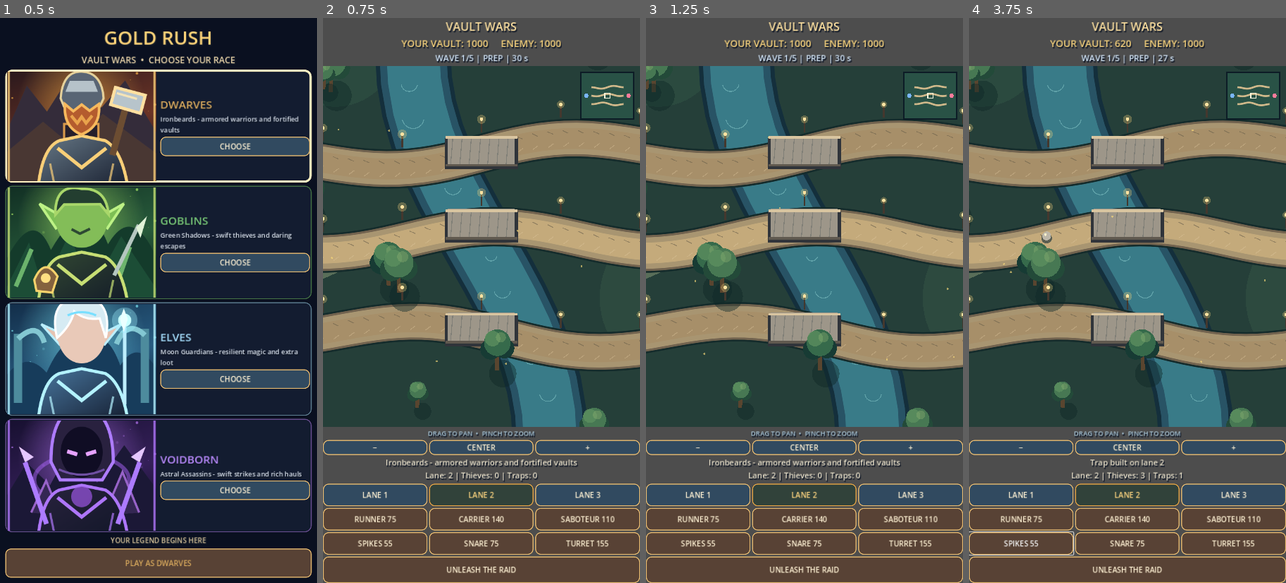
Above: before the commit, frames 1-4 (left to right).
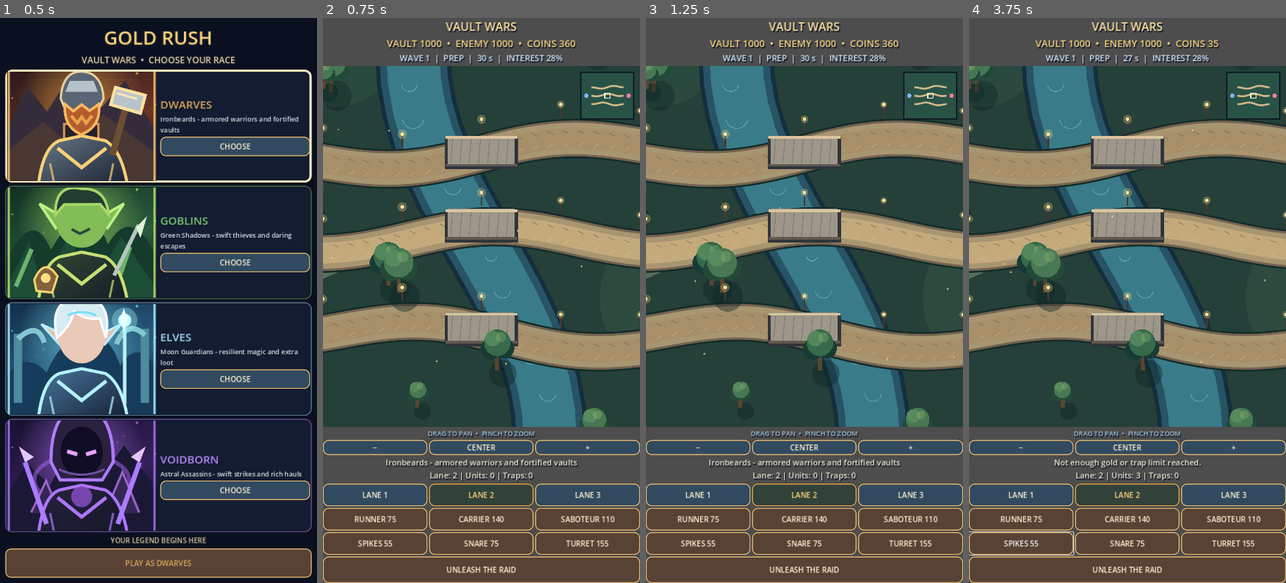
Above: after the commit, the same moments.

Repository: krzych3d/Gold-rush-mobile
Game: Godot game, scene res://main.tscn
Same seed, same stepped clock (60 frames per second), same inputs: the game is played once before the commit and once after it.
Inputs:
- Up to frame 1 (0.5 s): no input
- Up to frame 2 (0.75 s): click "PLAY AS DWARVES" at 0.5 s
- Up to frame 3 (1.25 s): no input
- Up to frame 4 (3.75 s): click "RUNNER 75" at 1.25 s; click "CARRIER 140" at 2 s; click "SABOTEUR 110" at 2.75 s; click "SPIKES 55" at 3.5 s

Frame 1 is identical in both runs. In frame 2, 1.3% of the frame differs, in the area x 20-80%, y 3-83%; in frame 3, 1.3%; in frame 4, 1.7%, in the area x 20-79%, y 3-83%.

Commit message:
Major economy redesign: endless waves, immediate vault bankruptcy, separate recruitment coins and 18-28% compounding interest

Diff:
--- a/scripts/game.gd
+++ b/scripts/game.gd
@@ -1,6 +1,6 @@
 extends Control
 
-const MAX_WAVES := 5
+const MAX_WAVES := 999
 const RACE_NAMES := ["DWARVES", "GOBLINS", "ELVES", "VOIDBORN"]
 const RACE_DESCRIPTIONS := ["Ironbeards - armored warriors and fortified vaults", "Green Shadows - swift thieves and daring escapes", "Moon Guardians - resilient magic and extra loot", "Astral Assassins - swift strikes and rich hauls"]
 const RACE_COLORS := [Color("d7a85c"), Color("78c978"), Color("a6dfff"), Color("ba8aff")]
@@ -17,12 +17,15 @@
 var phase := "SELECT"
 var remaining := PREP_TIME
 var gold := [1000, 1000]
+var wallet := [360, 360]
+var interest_last := [0, 0]
+var victory_reason := ""
 var lane := 1
 var orders: Array = [[], []]
 var traps: Array = [[], []]
 var units: Array = []
 var rng := RandomNumberGenerator.new()
-var message := "Every purchase reduces your vault!"
+var message := "Build your army with coins. Protect your vault!"
 var hud: Label
 var timer_label: Label
 var info: Label
@@ -268,11 +271,11 @@
 	for order in orders[0]:
 		if order["lane"] == lane:
 			lane_count += 1
-	if gold[0] < COSTS[kind] or orders[0].size() >= 6 or lane_count >= 4:
+	if wallet[0] < COSTS[kind] or orders[0].size() >= 6 or lane_count >= 4:
 		message = "Not enough gold or unit limit reached."
 		_refresh()
 		return
-	gold[0] -= COSTS[kind]
+	wallet[0] -= COSTS[kind]
 	orders[0].append({"kind": kind, "lane": lane})
 	message = "Thief queued on lane %d" % (lane + 1)
 	_refresh()
@@ -284,26 +287,26 @@
 	for trap in traps[0]:
 		if trap["lane"] == lane:
 			lane_count += 1
-	if gold[0] < TRAP_COSTS[kind] or lane_count >= 5:
+	if wallet[0] < TRAP_COSTS[kind] or lane_count >= 5:
 		message = "Not enough gold or trap limit reached."
 		_refresh()
 		return
-	gold[0] -= TRAP_COSTS[kind]
+	wallet[0] -= TRAP_COSTS[kind]
 	traps[0].append({"lane": lane, "kind": kind, "charges": [3, 2, 999][kind]})
 	message = "Trap built on lane %d" % (lane + 1)
 	_refresh()
 
 func _bot_prepare() -> void:
-	var budget: int = mini(350, int(gold[1] * 0.38))
+	var budget: int = mini(400, wallet[1])
 	while budget >= 75 and orders[1].size() < 4:
 		var kind := rng.randi_range(0, 2)
-		if COSTS[kind] > budget or COSTS[kind] >= gold[1]:
+		if COSTS[kind] > budget or COSTS[kind] > wallet[1]:
 			break
 		orders[1].append({"lane": rng.randi_range(0, 2), "kind": kind})
-		gold[1] -= COSTS[kind]
+		wallet[1] -= COSTS[kind]
 		budget -= COSTS[kind]
-	if gold[1] > 160 and traps[1].size() < wave * 2:
-		gold[1] -= 55
+	if wallet[1] >= 55 and traps[1].size() < wave * 2:
+		wallet[1] -= 55
 		traps[1].append({"lane": rng.randi_range(0, 2), "kind": 0, "charges": 3})
 
 func _start_pressed() -> void:
@@ -351,12 +354,18 @@
 	arena.queue_redraw()
 	if phase == "END":
 		return
+	if _check_vaults():
+		_refresh()
+		return
 	remaining -= 0.1
 	if phase == "PREP":
 		if remaining <= 0.0:
 			_begin_attack()
 	else:
 		_simulate(0.1)
+		if _check_vaults():
+			_refresh()
+			return
 		if remaining <= 0.0 or units.is_empty():
 			_end_wave()
 	_refresh()
@@ -397,6 +406,8 @@
 				var amount: int = mini(unit["capacity"], gold[defender])
 				gold[defender] -= amount
 				unit["carried"] = amount
+				if _check_vaults():
+					return
 				unit["returning"] = true
 		else:
 			unit["position"] -= unit["speed"] * dt
@@ -404,6 +415,22 @@
 				gold[unit["side"]] += unit["carried"]
 				units.erase(unit)
 
+func _check_vaults() -> bool:
+	if phase == "END" or phase == "SELECT":
+		return phase == "END"
+	if gold[0] > 0 and gold[1] > 0:
+		return false
+	phase = "END"
+	remaining = 0.0
+	if gold[0] <= 0 and gold[1] <= 0:
+		message = "DRAW! BOTH VAULTS ARE EMPTY"
+	elif gold[1] <= 0:
+		message = "VICTORY! ENEMY VAULT DESTROYED"
+	else:
+		message = "DEFEAT! YOUR VAULT IS EMPTY"
+	victory_reason = message
+	return true
+
 func _end_wave() -> void:
 	if phase != "ATTACK":
 		return
@@ -413,23 +440,26 @@
 	units.clear()
 	orders[0].clear()
 	orders[1].clear()
-	if wave >= MAX_WAVES:
-		phase = "END"
-		message = "YOU WIN!" if gold[0] > gold[1] else "BOT WINS!" if gold[1] > gold[0] else "DRAW!"
-		return
+	if _check_vaults():
+		return
+	# Vault savings compound; dwarves receive a substantial faction bonus.
 	for side in 2:
-		gold[side] += mini(100, int(gold[side] * 0.08))
+		var rate: float = 0.28 if side == 0 and selected_race == 0 else 0.18
+		var payout: int = maxi(20, int(floor(float(gold[side]) * rate)))
+		interest_last[side] = payout
+		gold[side] += payout
+		wallet[side] += 160 + mini(wave * 25, 250)
 	wave += 1
 	phase = "PREP"
 	remaining = PREP_TIME
-	message = "Interest paid. Prepare for next wave!"
+	message = "INTEREST +%d GOLD  •  RECRUITMENT +%d" % [interest_last[0], 160 + mini((wave - 1) * 25, 250)]
 
 func _refresh() -> void:
 	race_button.text = "RACE: " + RACE_NAMES[selected_race]
 	race_button.disabled = true
-	hud.text = "YOUR VAULT: %d     ENEMY: %d" % [gold[0], gold[1]]
-	timer_label.text = "WAVE %d/%d | %s | %02d s" % [wave, MAX_WAVES, phase, int(maxf(0.0, ceilf(remaining)))]
-	info.text = message + "\nLane: %d | Thieves: %d | Traps: %d" % [lane + 1, orders[0].size(), traps[0].size()]
+	hud.text = "VAULT %d  •  ENEMY %d  •  COINS %d" % [gold[0], gold[1], wallet[0]]
+	timer_label.text = "WAVE %d  |  %s  |  %02d s  |  INTEREST %d%%" % [wave, phase, int(maxf(0.0, ceilf(remaining))), 28 if selected_race == 0 else 18]
+	info.text = message + "\nLane: %d | Units: %d | Traps: %d" % [lane + 1, orders[0].size(), traps[0].size()]
 	for i in range(3, 9):
 		controls[i].disabled = phase != "PREP"
 	controls[9].disabled = phase == "ATTACK"
